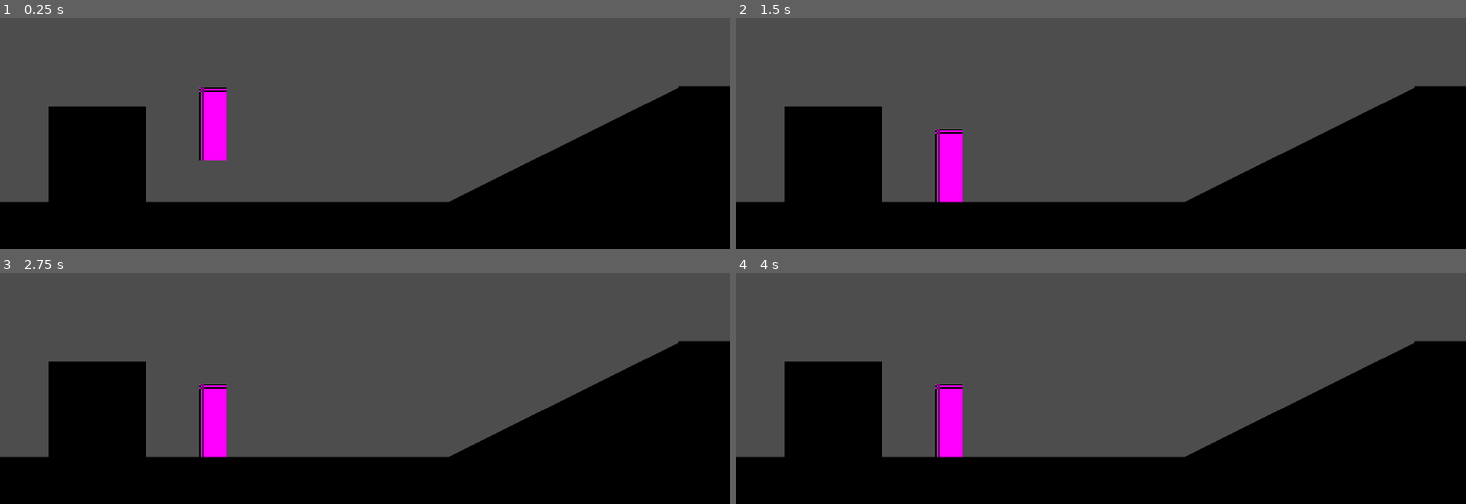
Above: before the commit, frames 1-4 (two rows, left to right).
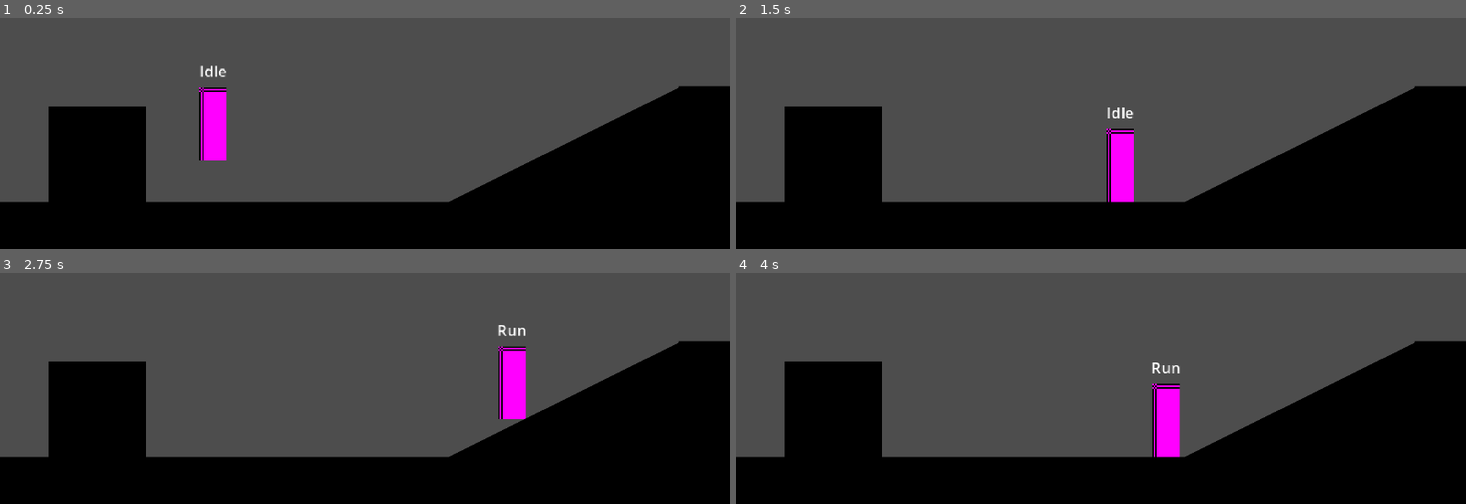
Above: after the commit, the same moments.

Repository: robgriffin247/mgames_metroidvania
Game: Godot game, scene res://playground.tscn
Same seed, same stepped clock (60 frames per second), same inputs: the game is played once before the commit and once after it.
Inputs:
- Up to frame 1 (0.25 s): no input
- Up to frame 2 (1.5 s): hold Right (right) 0.53-1.28 s; hold Down (down) from 1.28 s (still down)
- Up to frame 3 (2.75 s): tap Enter at 2 s; release Down (down) at 2.03 s; hold Right (right) from 2.03 s (still down)
- Up to frame 4 (4 s): release Right (right) at 2.78 s; hold Up (up) 2.78-3.53 s; tap Space at 3.5 s; hold Left (left) from 3.53 s (still down)

The runs differ from the first frame. In frame 1, 0.1% of the frame differs, in the area x 27-31%, y 20-26%; in frame 2, 2.5%; in frame 3, 2.5%; in frame 4, 2.5%, in the area x 27-61%, y 38-80%.

Commit message:
episode 2 - added idle and run states

Diff:
--- a/Player/Scripts/player.gd
+++ b/Player/Scripts/player.gd
@@ -1,4 +1,8 @@
 class_name Player extends CharacterBody2D
+
+#region /// Exports
+@export_range(1.0, 1000.0, 1.0) var run_speed := 150.0
+#endregion
 
 #region /// State machine variables
 var states : Array[PlayerState]
@@ -37,6 +41,7 @@
 	for child in $States.get_children():
 		if child is PlayerState:
 			states.append(child)
+			child.player = self
 	if states.size()==0:
 		return
 
@@ -47,16 +52,20 @@
 	# set current
 	change_state(current_state)
 	current_state.enter()
+	$Debugs/StateLabel.text = current_state.name
 	pass
 
 func change_state(new_state : PlayerState) -> void:
-	if new_state==null or new_state==current_state:
+	if new_state==null:
+		return
+	if new_state==current_state:
 		return
 	if current_state:
 		current_state.exit()
 
 	states.push_front(new_state)
 	current_state.enter()
+	$Debugs/StateLabel.text = current_state.name
 	states.resize(3)
 
 
--- a/Player/States/idle.gd
+++ b/Player/States/idle.gd
@@ -1,9 +1,12 @@
 class_name PlayerStateIdle extends PlayerState
+
+
 
 func init() -> void:
 	pass
 
 func enter() -> void:
+	# play animation
 	pass
 
 func exit() -> void:
@@ -11,12 +14,17 @@
 
 
 func handle_input(_event: InputEvent) -> PlayerState:
+	# jump
+	# attack
 	return next_state
 
 
 func process(_delta: float) -> PlayerState:
+	if player.direction.x != 0:
+		return run
 	return next_state
 
 
 func physics_process(_delta: float) -> PlayerState:
+	player.velocity.x = 0.0
 	return next_state
--- a/Player/States/player_state.gd
+++ b/Player/States/player_state.gd
@@ -5,7 +5,8 @@
 var next_state : PlayerState
 
 #region /// state references
-
+@onready var idle: PlayerStateIdle = %Idle
+@onready var run: PlayerStateRun = %Run
 #endregion
 
 func init() -> void:
@@ -17,6 +18,7 @@
 func enter() -> void:
 	"""
 	What happens when the state is entered
+	- play animations
 	"""
 	pass
 
@@ -30,6 +32,7 @@
 func handle_input(event: InputEvent) -> PlayerState:
 	"""
 	What happens when an input is given
+	- do we need to change state?
 	"""
 	return next_state
 
--- a/Player/States/run.gd
+++ b/Player/States/run.gd
@@ -15,8 +15,11 @@
 
 
 func process(_delta: float) -> PlayerState:
+	if player.direction.x == 0:
+		return idle
 	return next_state
 
 
 func physics_process(_delta: float) -> PlayerState:
+	player.velocity.x = player.direction.x * player.run_speed
 	return next_state
--- a/Player/player.tscn
+++ b/Player/player.tscn
@@ -16,9 +16,11 @@
 [node name="States" type="Node" parent="."]
 
 [node name="Idle" type="Node" parent="States"]
+unique_name_in_owner = true
 script = ExtResource("2_4ntmi")
 
 [node name="Run" type="Node" parent="States"]
+unique_name_in_owner = true
 script = ExtResource("3_btcbx")
 
 [node name="Sprite2D" type="Sprite2D" parent="."]
@@ -28,3 +30,14 @@
 [node name="CollisionShape2D" type="CollisionShape2D" parent="."]
 position = Vector2(0, -21)
 shape = SubResource("RectangleShape2D_hvfyp")
+
+[node name="Debugs" type="Node2D" parent="."]
+
+[node name="StateLabel" type="Label" parent="Debugs"]
+offset_left = -20.0
+offset_top = -66.0
+offset_right = 20.0
+offset_bottom = -48.0
+theme_override_font_sizes/font_size = 10
+text = "label"
+horizontal_alignment = 1
Not shown, changed: .gitignore
